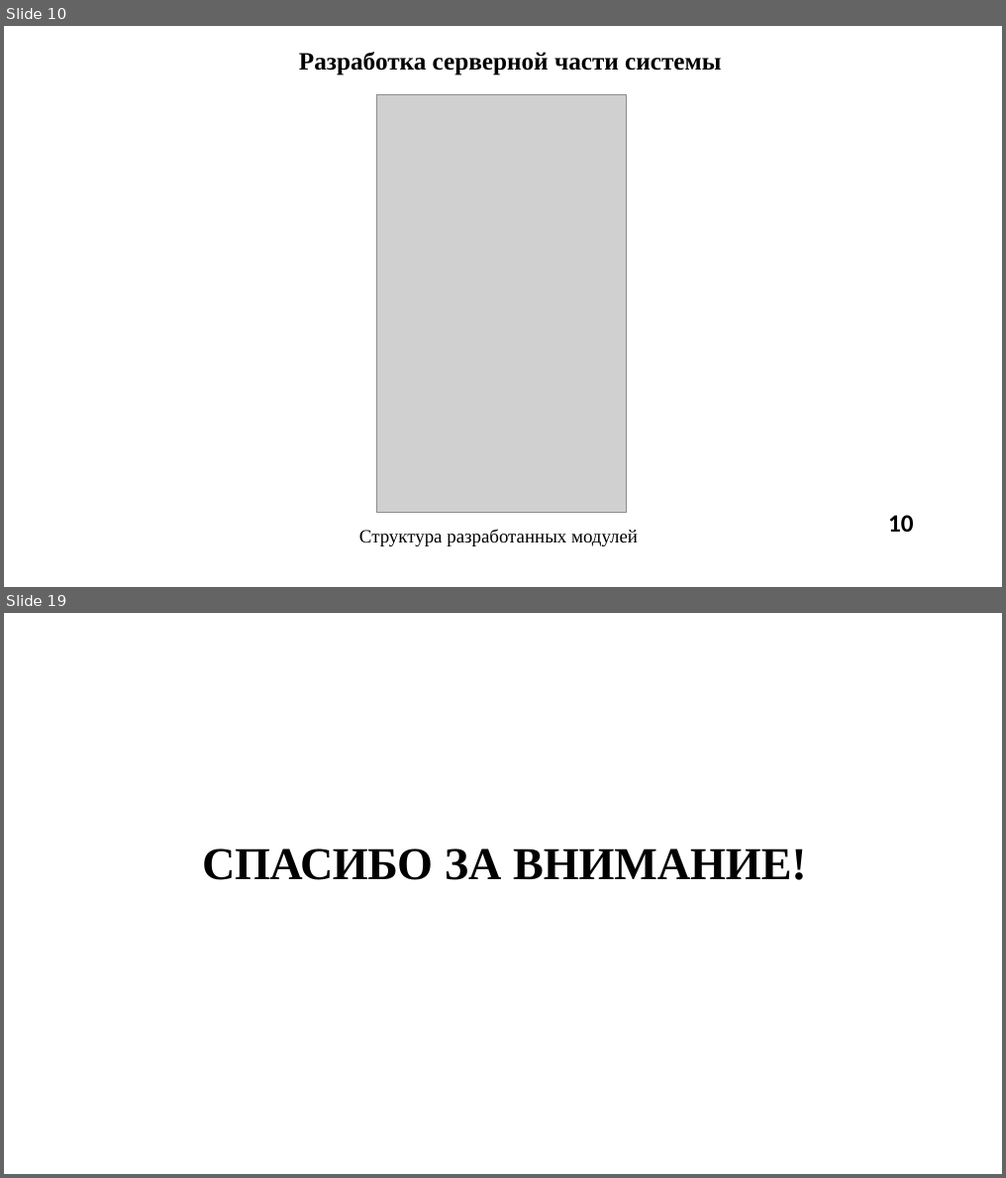
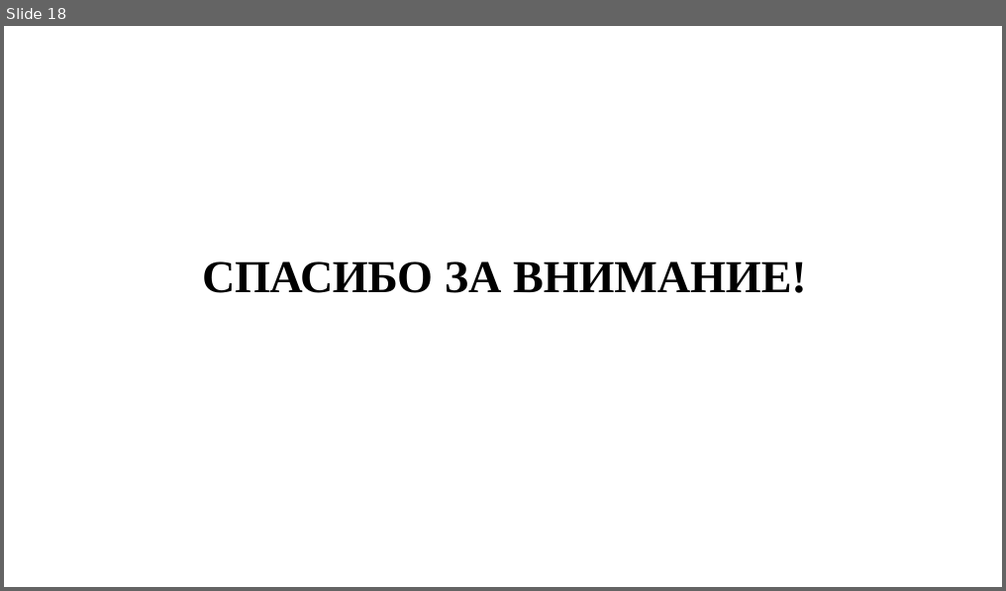
Before and after one commit to PabloPerdolie/eventManagement, a slide deck: диплом/ПРЕДДИПЛОМНАЯ_ПРАКТИКА/ПДП_Презентация_ИКБО-30-21_ПарусовПА.pptx. Shown one above the other, each under a label of ours: slides 10 and 19 before the commit, slide 18 after it; the slides between them are not shown. The pictures are 1006x1178 and 1006x591 pixels, drawn with LibreOffice and Linux fonts; fonts in the diff are those of the drawing; grey boxes stand for pictures; background and template pictures are left out. Boxes give left, top, right and bottom in pixels: in the first picture for what was removed or moved away, otherwise in the second. Text is boxed around its words. In the diff, an @@ line names an element or a change of style, - is before the commit and + after.

```diff
--- a/диплом/ПРЕДДИПЛОМНАЯ_ПРАКТИКА/ПДП_Презентация_ИКБО-30-21_ПарусовПА.pptx
+++ b/диплом/ПРЕДДИПЛОМНАЯ_ПРАКТИКА/ПДП_Презентация_ИКБО-30-21_ПарусовПА.pptx
@@ slide 10 removed at [4, 26, 1002, 587], background #FFFFFF @@
@@ title removed at [299, 52, 721, 76] @@
-Разработка серверной части системы
@@ picture removed at [377, 95, 626, 513] @@
@@ text removed at [359, 529, 638, 547] @@
-Структура разработанных модулей
@@ text removed at [888, 515, 914, 532] @@
-10
@@ what was slide 19 is now slide 18 @@
```
Also in this commit, not shown: 13 slides changed, 4 slides added, 4 other slides removed, 31 other files.
